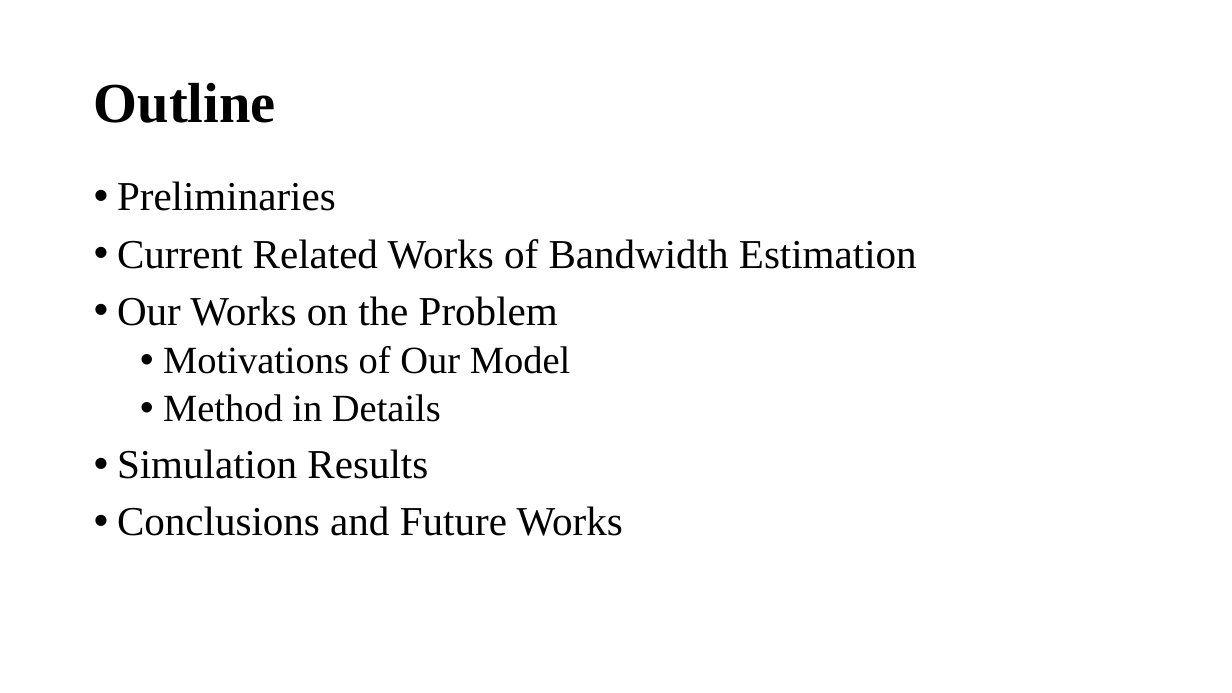
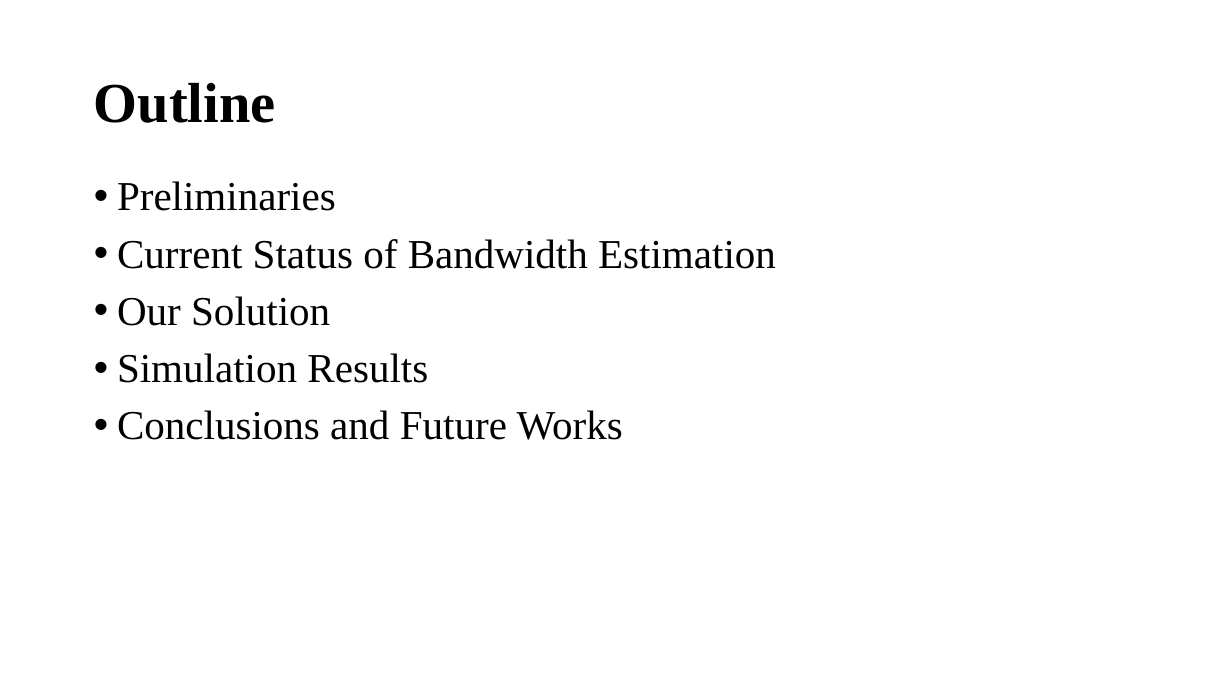
Before and after one commit to williamzheng0711/online-cdf-streaming, a slide deck: slide 2 of ESTR4999_Notes/ESTR4999_Presentation.pptx. Drawn at 1232x693 pixels with LibreOffice and Linux fonts; fonts in the diff are those of the drawing. Boxes give left, top, right and bottom in pixels: in the first picture for what was removed or moved away, otherwise in the second. Text is boxed around its words. In the diff, an @@ line names an element or a change of style, - is before the commit and + after.

```diff
--- a/ESTR4999_Notes/ESTR4999_Presentation.pptx
+++ b/ESTR4999_Notes/ESTR4999_Presentation.pptx
@@ text at [117, 239, 776, 326]: text changed @@
-• Current Related Works of Bandwidth Estimation
-• Our Works on the Problem
-  • Motivations of Our Model
-  • Method in Details
+• Current Status of Bandwidth Estimation
+• Our Solution
```
Also in this commit, not shown: 5 other slides changed, 10 slides added, 2 slides removed, 4 other files.
